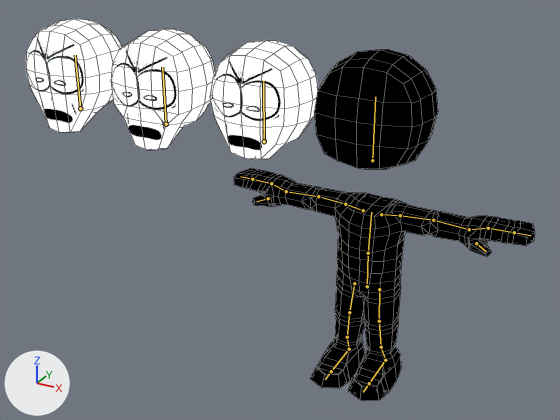
A saved change to the Blender file Models and art assets/MainGuyWTextures.blend.
Both versions are drawn from a 50 mm camera at (4.13, -10.42, 7.77) aimed at (-1.69, 0.15, 2.48). The axes (+X, +Y, +Z) are drawn at lower left. The lights are the same throughout. Both versions are drawn at the pose saved in each file; the numbers are the values there. The bones that bend it are drawn over the model as lines. Mesh edges are drawn as thin lines.

Objects in the first picture: 'BodyMale', 'Expression_Shout_Head', 'GigaChad_Head', 'Minger_to_normie_Head', 'Rizzler_RizzGod_Head'.
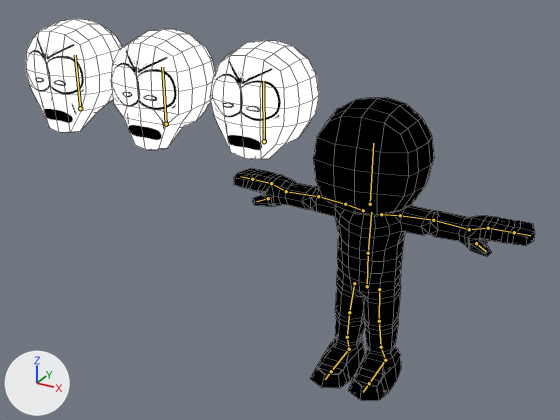
What the commit changed:
Bone 'HeadNormal' (bone_headnormal) moves from (0.0, 0.0, 0.0) to (0.0, -0.72, 0.0).

Changed parts and their boxes (x1, y1, x2, y2) in the pictures (560 x 420 px):
'Minger_to_normie_Head', posed: before (314, 49, 438, 169); after (313, 97, 434, 215)
bone 'HeadNormal', root to tip: before (372, 160) to (375, 96); after (370, 204) to (373, 143)
